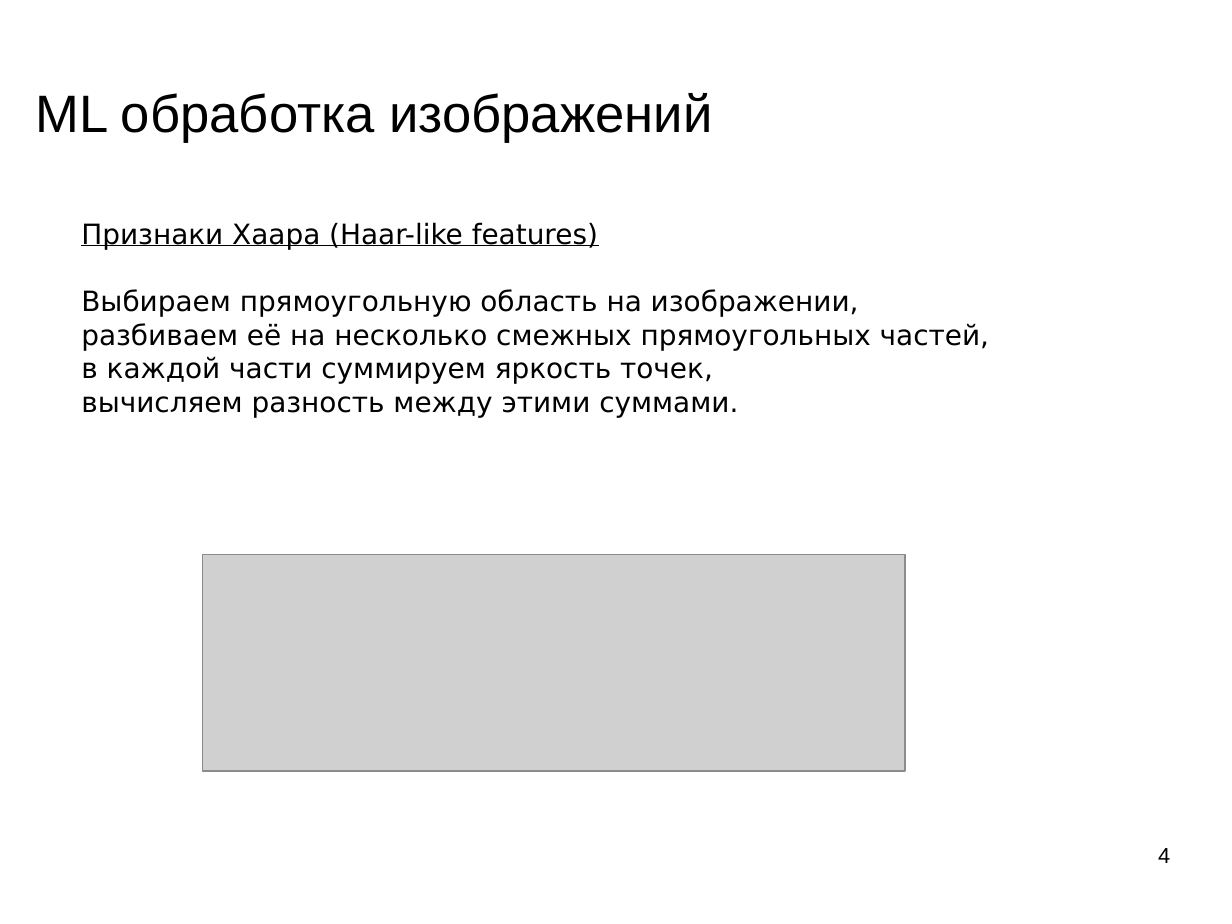
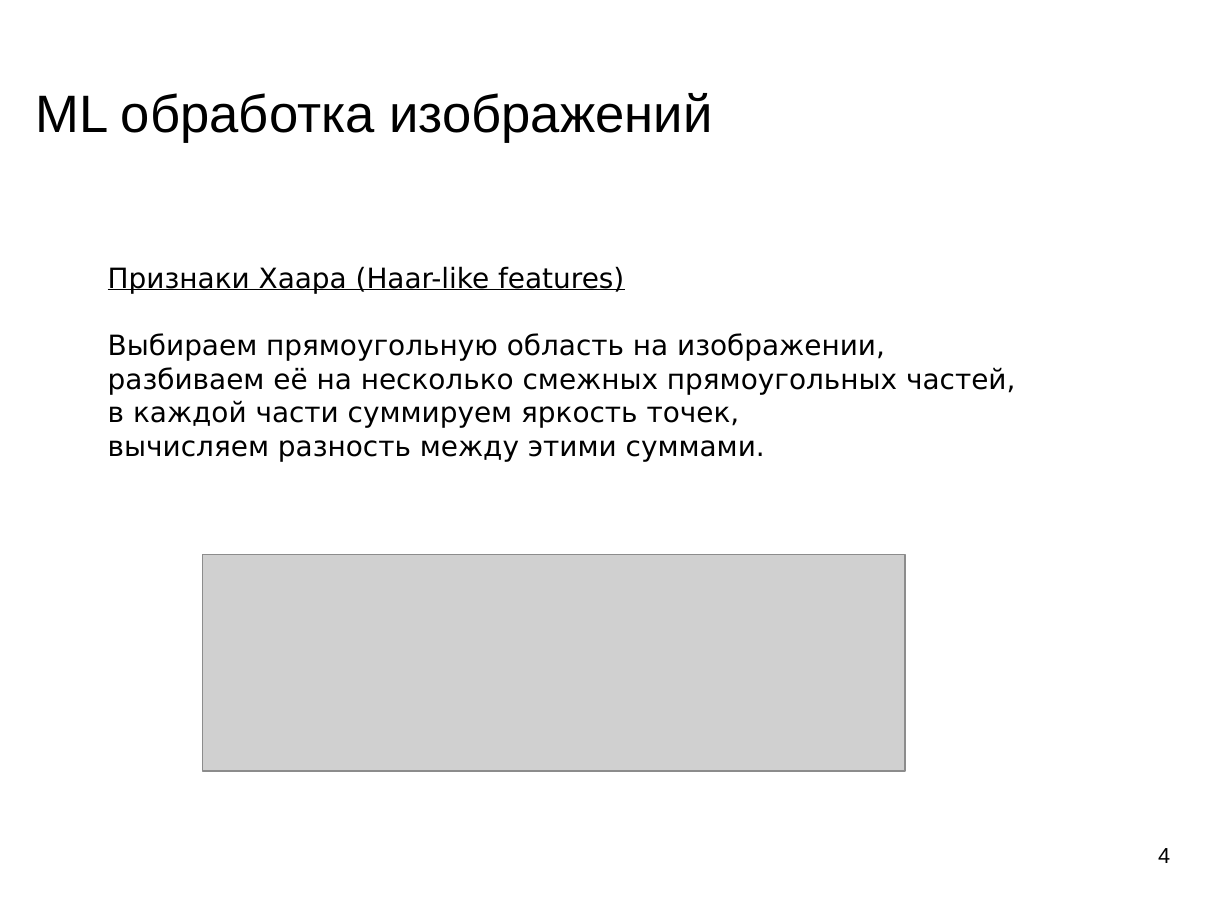
Before and after one commit to mechanoid5/ml_lectorium_legacy, a slide deck: slide 4 of 23-img-features.odp. Drawn at 1232x924 pixels with LibreOffice and Linux fonts; fonts in the diff are those of the drawing; grey boxes stand for pictures; background and template pictures are left out. Boxes give left, top, right and bottom in pixels: in the first picture for what was removed or moved away, otherwise in the second. Text is boxed around its words. In the diff, an @@ line names an element or a change of style, - is before the commit and + after.

```diff
--- a/23-img-features.odp
+++ b/23-img-features.odp
@@ text "Признаки Хаара (Haar-like features)": place and size @@
-text "Признаки Хаара (Haar-like features)" at <box>81,222,989,417</box>
+text "Признаки Хаара (Haar-like features)" at <box>108,266,1015,461</box>
```
Also in this commit, not shown: 3 other files.
